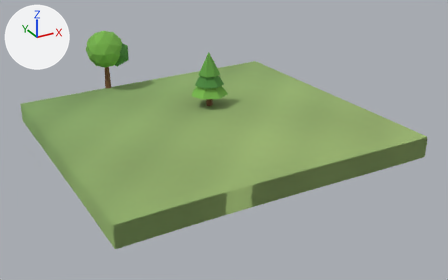
Renders of the glTF model client/public/models/chunks/3_0.glb from each side of a commit.
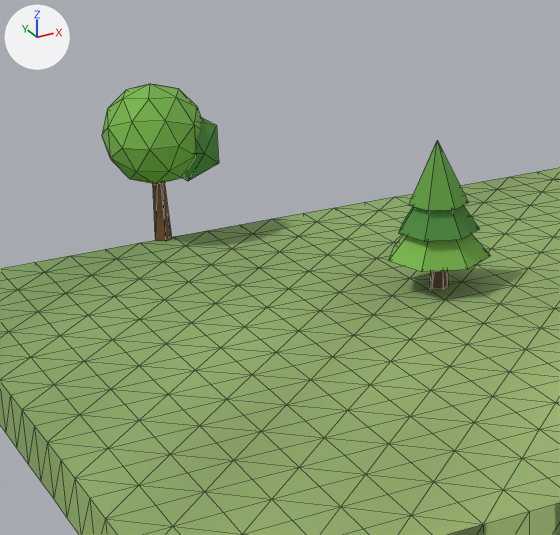
Old and new are each drawn whole from a camera (50 mm lens) standing at (78.7, -66.6, 24.1) and looking at (106.3, -16.5, -1.0) and again close up on the part from 11% to 57% of the width and 0% to 70% of the height. Lighting does not change. The marker at upper left points along +X, +Y and +Z. The first two pictures are the older version. The close-ups show mesh edges as thin lines. Vertices at exactly the same position are counted once.

In view in the first close-up: 'scenery', 'terrain'.
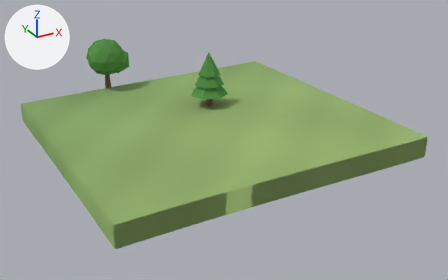
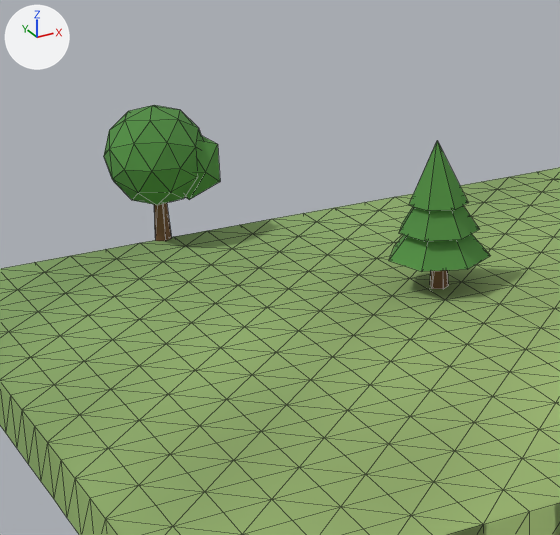
Where the change shows, as pixel boxes [x1, y1, x2, y2] in the close-ups (560 x 535 px; the box of a moved part takes in the faces that stretch with it):
'scenery', reshaped, recoloured (10% shorter)
    before: [102, 84, 490, 289]
    after: [104, 105, 490, 289]
part 1 of me_scenery, moved or reshaped
    before: [102, 84, 202, 184]
    after: [104, 105, 202, 205]
part 2 of me_scenery, moved or reshaped
    before: [182, 117, 219, 181]
    after: [185, 135, 220, 200]
part 3 of me_scenery, moved or reshaped
    before: [153, 182, 172, 241]
    after: [154, 203, 172, 241]
part 4 of me_scenery, recoloured
    before: [102, 84, 490, 272]
    after: [104, 105, 490, 272]

Edits to the bpy script that builds the scene:
```text
Change me_scenery:
    used by ob_scenery; location = (0.0, 0.0, 0.0)
    before: 39 (100.0, -0.2, 4.3), 41 (100.2, -0.1, 4.3), 43 (100.1, 0.2, 4.3), 45 (99.9, 0.2, 4.3), 47 (99.8, -0.1, 4.3)
    before: 49 (100.0, 0.0, 4.3)
    remove me_scenery.from_pydata(...)  # 105 vertices, 182 faces; spans x 97.9..108.9, y -14.0..2.3, z 0.7..7.4
    add me_scenery.from_pydata(...)  # 105 vertices, 182 faces; spans x 97.9..108.9, y -14.0..2.3, z 0.7..7.0
    me_scenery part 1: the loose piece of 42 vertices spanning x 97.9..102.1, y -2.3..2.3, z 3.2..7.4 is moved by (0.0, 0.0, -0.9)
    me_scenery part 2: the loose piece of 12 vertices spanning x 100.0..102.4, y -2.0..1.0, z 3.4..6.0 is moved by (0.0, 0.0, -0.8)
    me_scenery part 3
    add for i in [39, 41, 43, 45, 47, 49]: me_scenery.vertices[i].co += Vector((0.0, 0.0, -0.7))
    me_scenery part 4: 139 faces centred in x 98.0..108.2, y -13.1..2.2, z 2.5..7.1 are repainted in the vertex colours; the middle colour goes from green #76b34b to green #518e42
    other edits to the shape of me_scenery do not show in these pictures
```
